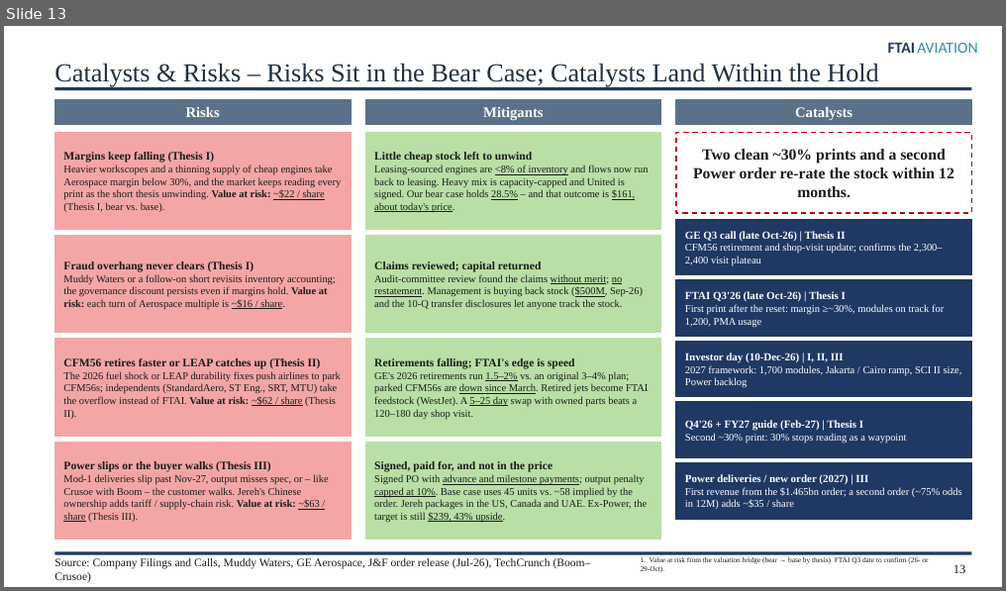
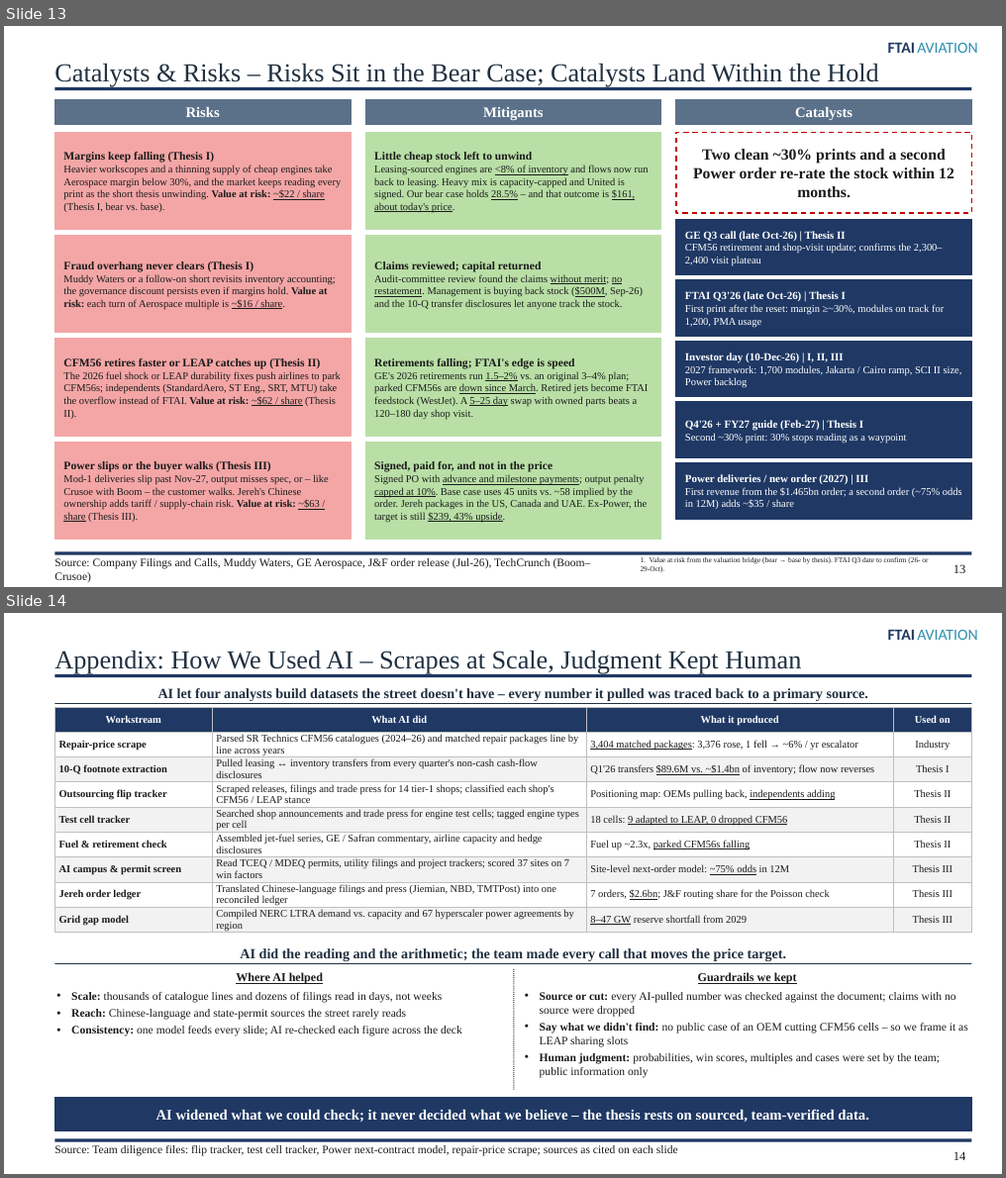
Before and after one commit to maxlsmls-dot/SPOT, a slide deck: ftai_pitch/FTAI_Long_Pitch.pptx. Shown one above the other, each under a label of ours: slide 13 before the commit, slides 13 and 14 after it. The pictures are 1006x591 and 1006x1178 pixels, drawn with LibreOffice and Linux fonts; fonts in the diff are those of the drawing. Boxes give left, top, right and bottom in pixels: in the first picture for what was removed or moved away, otherwise in the second. Text is boxed around its words. In the diff, an @@ line names an element or a change of style, - is before the commit and + after.

```diff
--- a/ftai_pitch/FTAI_Long_Pitch.pptx
+++ b/ftai_pitch/FTAI_Long_Pitch.pptx
@@ slide 14 added at (4, 613, 1002, 1174), background #FFFFFF; not listed: 4 template elements that a slide beside it also shows @@
@@ title added at (54, 650, 801, 674), 25 pt, text #203040 @@
+Appendix: How We Used AI – Scrapes at Scale, Judgment Kept Human
@@ text added at (158, 688, 868, 701), 13.5 pt, text #203040, bold @@
+AI let four analysts build datasets the street doesn't have – every number it pulled was traced back to a primary source.
@@ line added from (54, 703) to (972, 703), #203040 0.75 pt @@
@@ table added at (54, 707, 972, 936), 9 rows, 4 columns @@
+Workstream | What AI did | What it produced | Used on
+Repair-price scrape | Parsed SR Technics CFM56 catalogues (2024–26) and matched repair packages line by line across years | 3,404 matched packages: 3,376 rose, 1 fell → ~6% / yr escalator | Industry
+10-Q footnote extraction | Pulled leasing ↔ inventory transfers from every quarter's non-cash cash-flow disclosures | Q1'26 transfers $89.6M vs. ~$1.4bn of inventory; flow now reverses | Thesis I
+Outsourcing flip tracker | Scraped releases, filings and trade press for 14 tier-1 shops; classified each shop's CFM56 / LEAP stance | Positioning map: OEMs pulling back, independents adding | Thesis II
+Test cell tracker | Searched shop announcements and trade press for engine test cells; tagged engine types per cell | 18 cells: 9 adapted to LEAP, 0 dropped CFM56 | Thesis II
+Fuel & retirement check | Assembled jet-fuel series, GE / Safran commentary, airline capacity and hedge disclosures | Fuel up ~2.3x, parked CFM56s falling | Thesis II
+AI campus & permit screen | Read TCEQ / MDEQ permits, utility filings and project trackers; scored 37 sites on 7 win factors | Site-level next-order model: ~75% odds in 12M | Thesis III
+Jereh order ledger | Translated Chinese-language filings and press (Jiemian, NBD, TMTPost) into one reconciled ledger | 7 orders, $2.6bn; J&F routing share for the Poisson check | Thesis III
+Grid gap model | Compiled NERC LTRA demand vs. capacity and 67 hyperscaler power agreements by region | 8–47 GW reserve shortfall from 2029 | Thesis III
@@ line added from (54, 964) to (972, 964), #203040 0.75 pt @@
@@ text added at (240, 949, 787, 961), 13.5 pt, text #203040, bold @@
+AI did the reading and the arithmetic; the team made every call that moves the price target.
@@ text added at (71, 992, 462, 1037), 11 pt, text #1A1A1A @@
+• Scale: thousands of catalogue lines and dozens of filings read in days, not weeks
+• Reach: Chinese-language and state-permit sources the street rarely reads
+• Consistency: one model feeds every slide; AI re-checked each figure across the deck
@@ text added at (236, 972, 323, 984), 11.5 pt, text #1A1A1A, bold, underline @@
+Where AI helped
@@ line added from (514, 969) to (514, 1090), #1A1A1A 1 pt dashed @@
@@ text added at (540, 992, 968, 1078), 11 pt, text #1A1A1A @@
+• Source or cut: every AI-pulled number was checked against the document; claims with no source were dropped
+• Say what we didn't find: no public case of an OEM cutting CFM56 cells – so we frame it as LEAP sharing slots
+• Human judgment: probabilities, win scores, multiples and cases were set by the team; public information only
@@ text added at (698, 972, 797, 984), 11.5 pt, text #1A1A1A, bold, underline @@
+Guardrails we kept
@@ rectangle added at (54, 1098, 972, 1131), fill #1F3864, outline #1F3864 1 pt @@
@@ text added at (156, 1109, 868, 1122), 14 pt, text #FFFFFF, bold @@
+AI widened what we could check; it never decided what we believe – the thesis rests on sourced, team-verified data.
@@ text added at (54, 1146, 678, 1157), 11 pt, text #1A1A1A @@
+Source: Team diligence files: flip tracker, test cell tracker, Power next-contract model, repair-price scrape; sources as cited on each slide
@@ page number added at (953, 1152, 966, 1160), 12 pt, text #1A1A1A @@
+14
```
Also in this commit, not shown: 4 other files.
